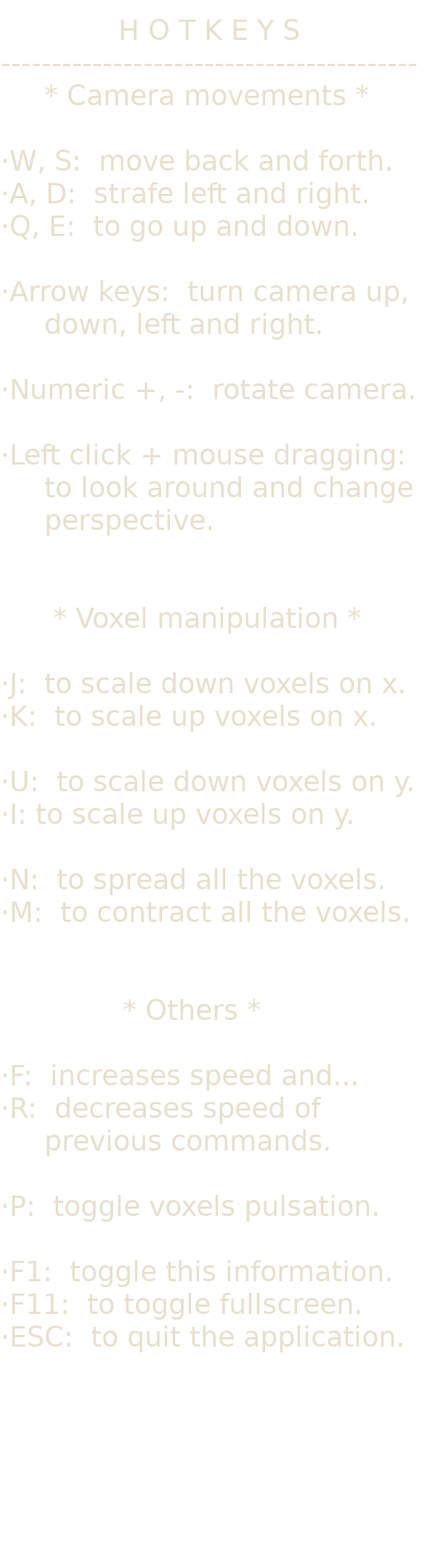
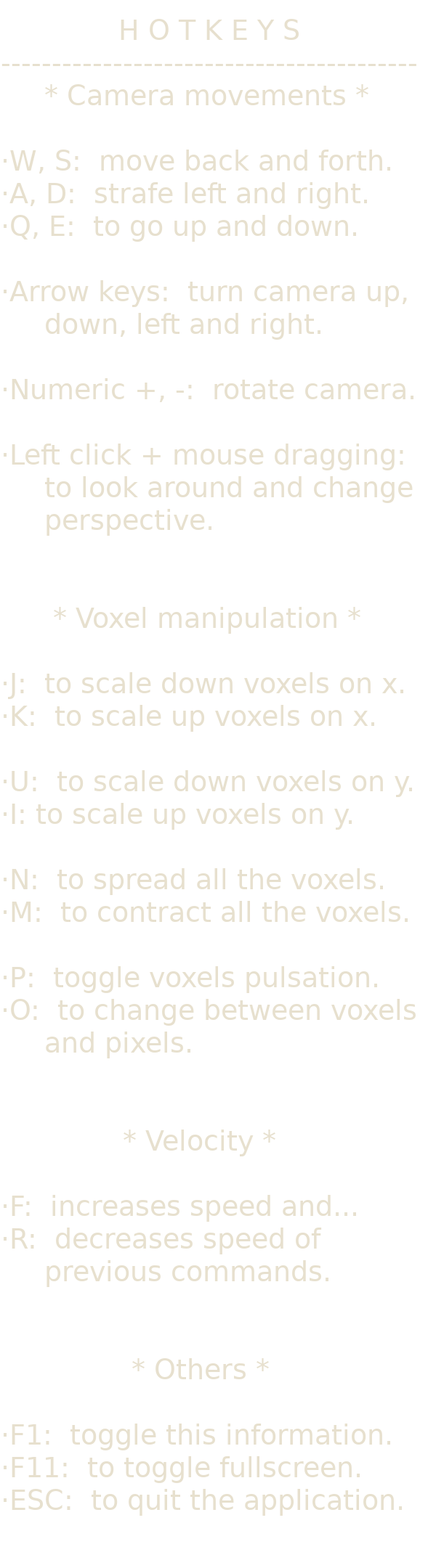
Two versions of the same layered image (436×1568). Layer-by-layer changes:
painted on "H O T K E Y S ..." over <box>3,966,416,1516</box>
